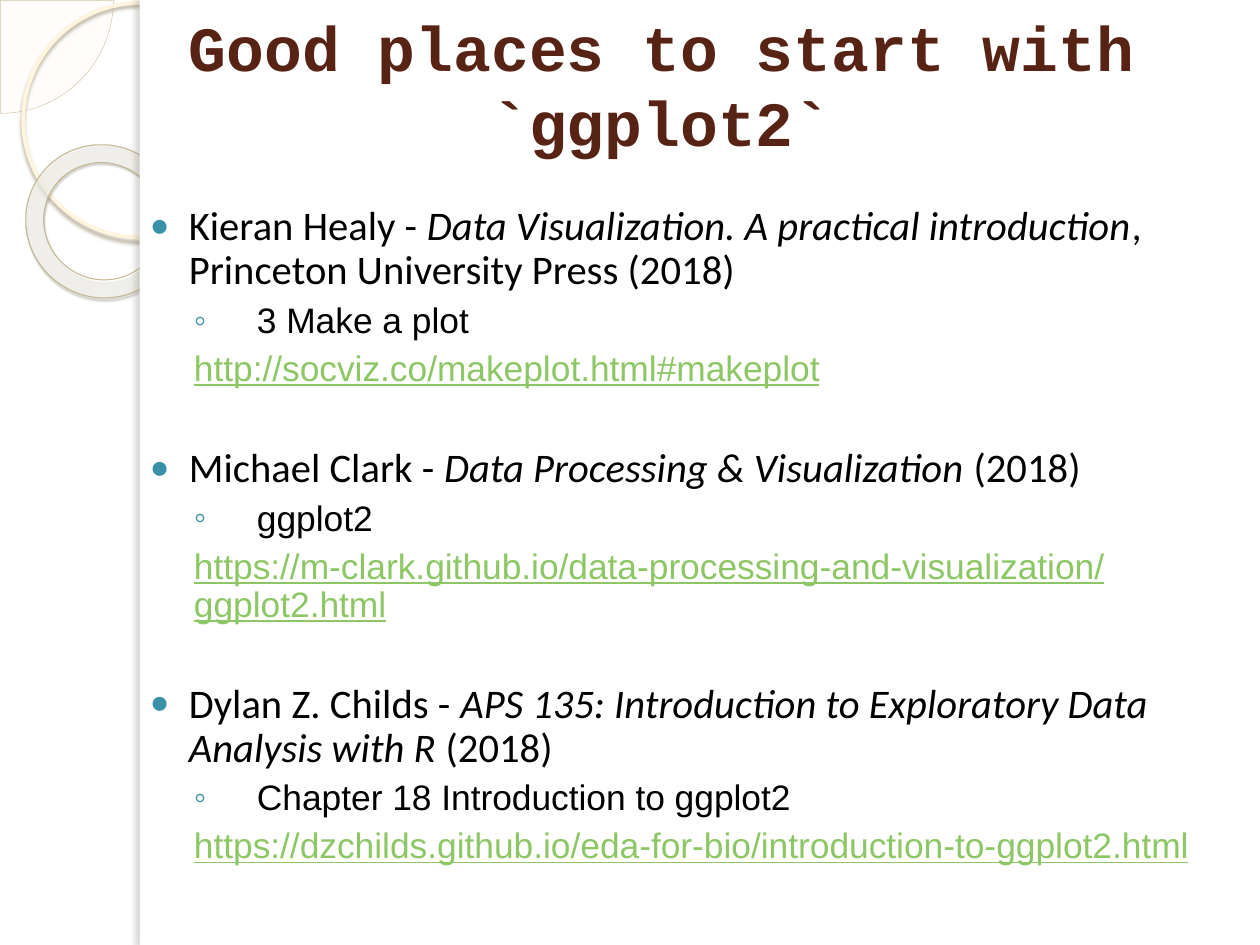
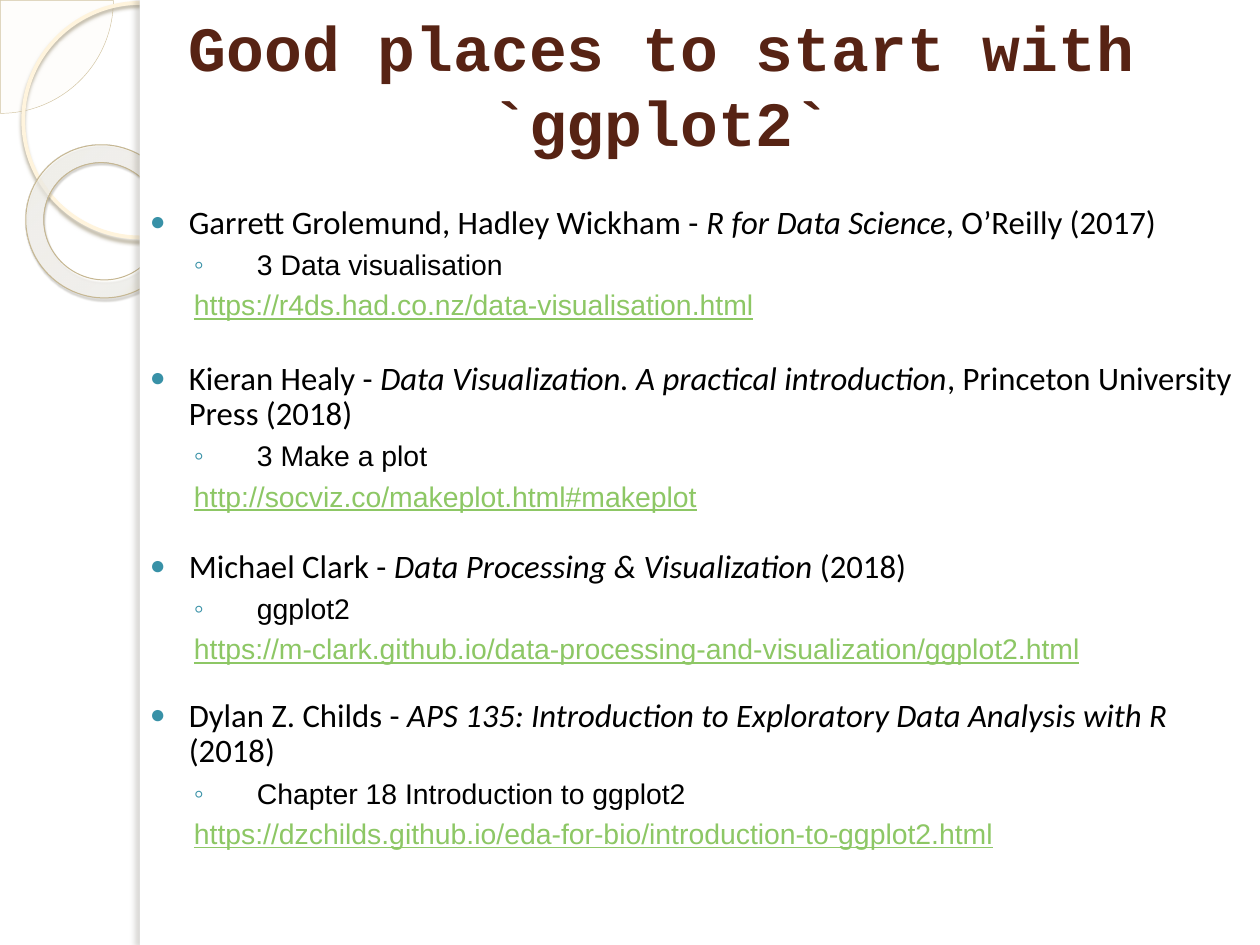
Before and after one commit to marinfotache/Data-Processing-Analysis-Science-with-R, a slide deck: slide 4 of 08 Data Visualization with -mostly- ggplot2/08_ggplot2.pptx. Drawn at 1260x945 pixels with LibreOffice and Linux fonts; fonts in the diff are those of the drawing; background and template pictures are left out. Boxes give left, top, right and bottom in pixels: in the first picture for what was removed or moved away, otherwise in the second. Text is boxed around its words. In the diff, an @@ line names an element or a change of style, - is before the commit and + after.

```diff
--- a/08 Data Visualization with -mostly- ggplot2/08_ggplot2.pptx
+++ b/08 Data Visualization with -mostly- ggplot2/08_ggplot2.pptx
@@ text at <box>189,210,1156,321</box>: paragraphs added @@
+● Garrett Grolemund, Hadley Wickham - R for Data Science, O’Reilly (2017)
+  ◦ 3 Data visualisation
+  https://r4ds.had.co.nz/data-visualisation.html
@@ text at <box>189,367,1231,850</box>: size 23.2 to 18.8 pt in "Kieran Healy - Data Visualization. A practical ...", "Michael Clark - Data Processing & Visualization ...", "Dylan Z. Childs - APS 135: Introduction ..."; size 20.1 to 16.2 pt in "3 Make a plot", "http://socviz.co/makeplot.html#makeplot", "ggplot2", "https://m-clark.github.io/data-processing-and-visualization/ ..." and 2 more places @@
```
Also in this commit, not shown: 1 other slide changed, 1 other file.
